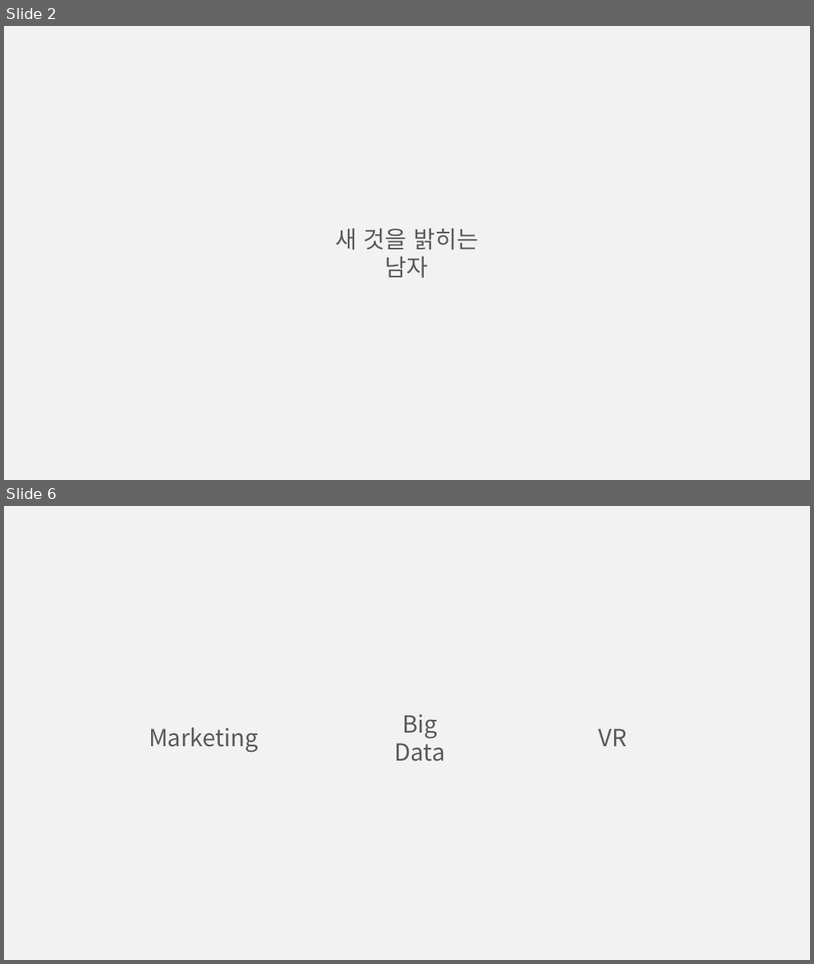
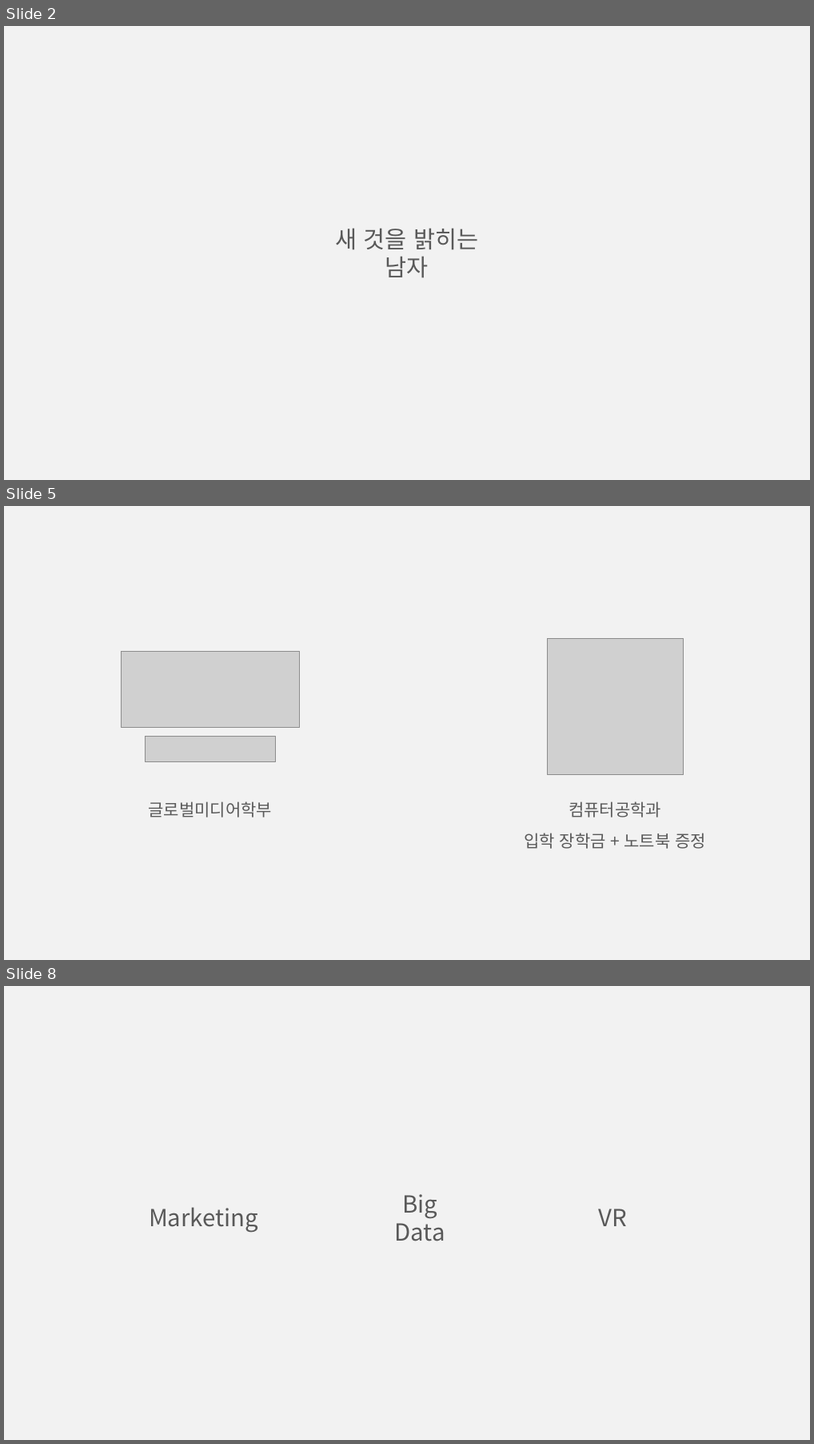
Before and after one commit to BAChan31/Job, a slide deck: 자소서/마이다스아이티/백승찬_PT자료.pptx. Shown one above the other, each under a label of ours: slides 2 and 6 before the commit, slides 2, 5 and 8 after it; the slides between them are not shown. The pictures are 814x964 and 814x1444 pixels, drawn with LibreOffice and Linux fonts; fonts in the diff are those of the drawing; grey boxes stand for pictures. Boxes give left, top, right and bottom in pixels: in the first picture for what was removed or moved away, otherwise in the second. Text is boxed around its words. In the diff, an @@ line names an element or a change of style, - is before the commit and + after.

```diff
--- a/자소서/마이다스아이티/백승찬_PT자료.pptx
+++ b/자소서/마이다스아이티/백승찬_PT자료.pptx
@@ slide 5 added at (4,506,810,960), background #F2F2F2 @@
@@ picture added at (547,639,683,775) @@
@@ picture added at (121,651,299,728) @@
@@ picture added at (145,736,275,761) @@
@@ text added at (148,801,272,817), 20 pt, text #595959 @@
+글로벌미디어학부
@@ text added at (569,801,662,817), 20 pt, text #595959 @@
+컴퓨터공학과
@@ text added at (524,832,706,848), 20 pt, text #595959 @@
+입학 장학금 + 노트북 증정
@@ what was slide 6 is now slide 8 @@
```
Also in this commit, not shown: 5 other slides added, 4 slides removed.
